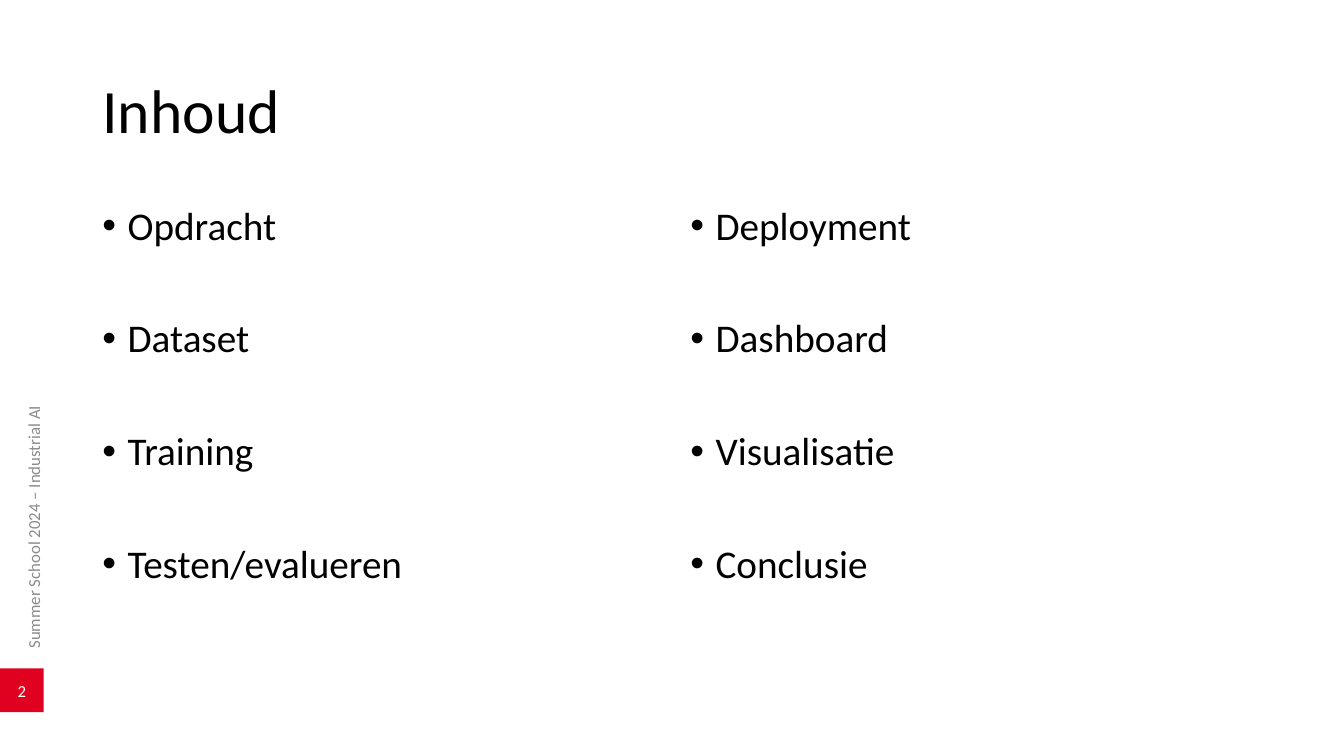
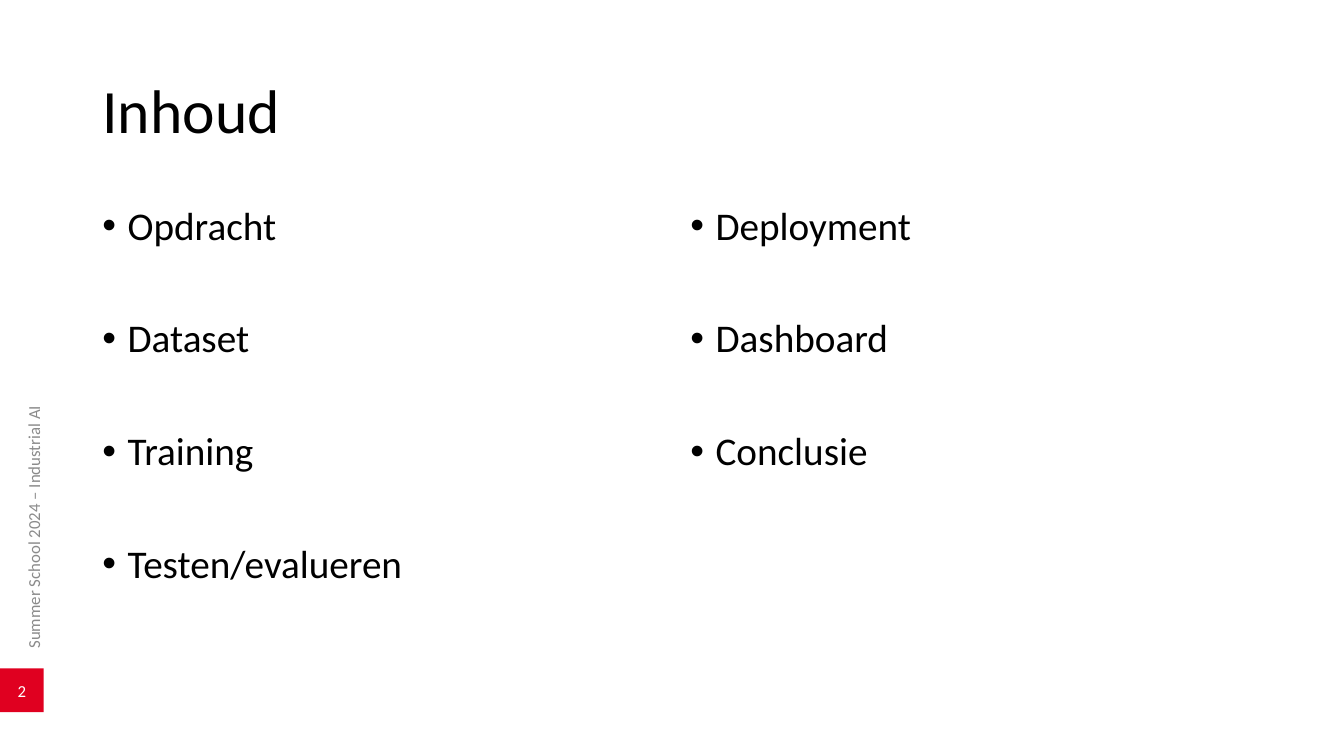
Before and after one commit to vives-project-xp/GreenhouseWaterkersAI, a slide deck: slide 2 of PowerPoint Vives Brugge.pptx. Drawn at 1344x756 pixels with LibreOffice and Linux fonts; fonts in the diff are those of the drawing; background and template pictures are left out. Boxes give left, top, right and bottom in pixels: in the first picture for what was removed or moved away, otherwise in the second. Text is boxed around its words. In the diff, an @@ line names an element or a change of style, - is before the commit and + after.

Commit message:
pwp

```diff
--- a/PowerPoint Vives Brugge.pptx
+++ b/PowerPoint Vives Brugge.pptx
@@ text at (x1=716, y1=437, x2=895, y2=466): paragraph removed @@
-• Visualisatie
```
Also in this commit, not shown: 1 slide added, 2 slides removed.
